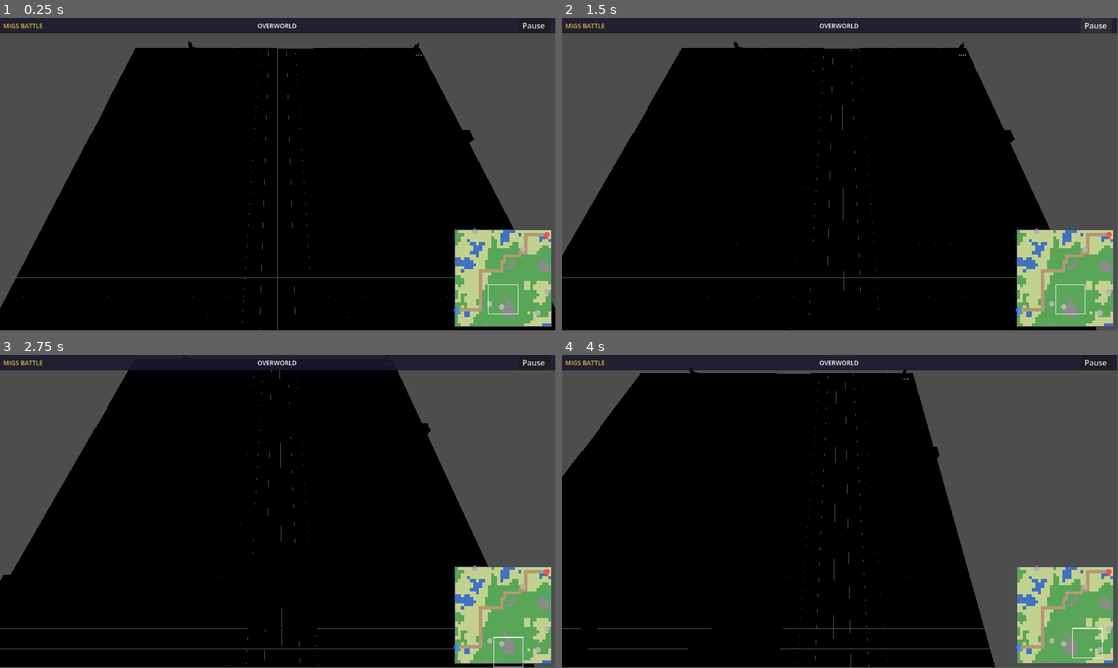
Above: before the commit, frames 1-4 (two rows, left to right).
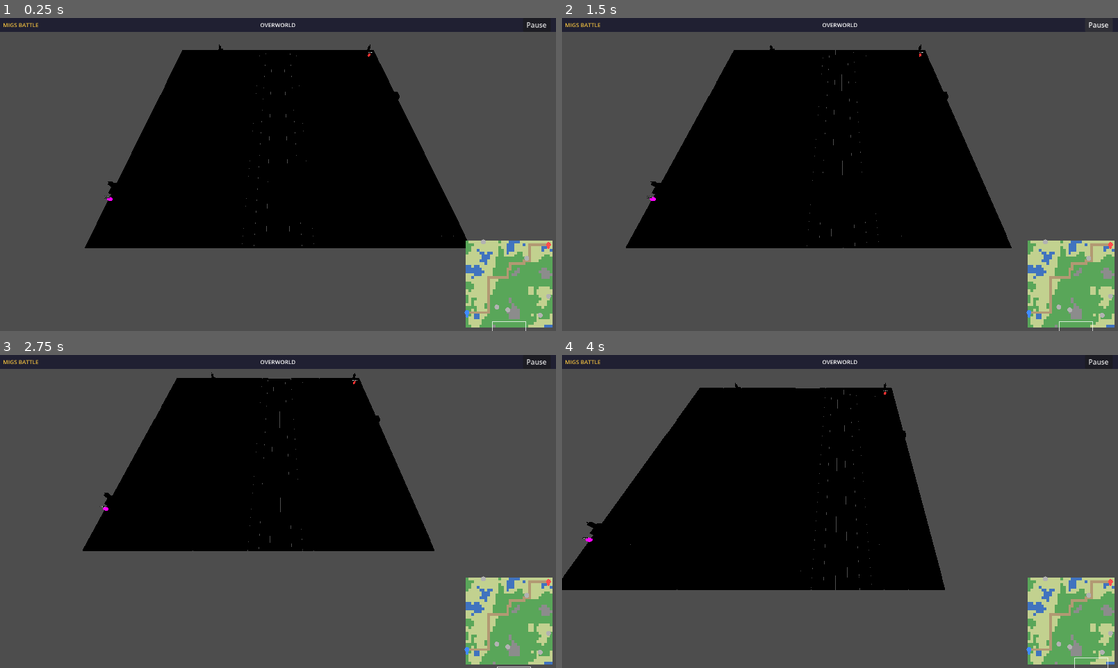
Above: after the commit, the same moments.

Repository: migalicious/migs-battle
Game: Godot game, scene res://scenes/main/Main.tscn
The game is run twice, just before and just after one commit, with the same random seed, the same clock (stepped at 60 frames per second) and the same inputs. Before the commit the project has no main scene; this scene is started directly in both runs.
Inputs (mouse positions are in pixels of both pictures, inside the frame that each line leads up to):
- Up to frame 1 (0.25 s): no input
- Up to frame 2 (1.5 s): tap Enter at 0.5 s; move the mouse to (962, 158) at 0.52 s; hold D 0.53-1.25 s; click (962, 158) at 0.67 s; tap Space at 0.77 s; click "Pause" at 1.25 s
- Up to frame 3 (2.75 s): move the mouse to (166, 527) at 2.02 s; hold S from 2.03 s (still down)
- Up to frame 4 (4 s): move the mouse to (895, 442) at 2.77 s; release S at 2.78 s; hold D 2.78-3.53 s; move the mouse to (812, 574) at 3.52 s; hold W from 3.53 s (still down); click (812, 574) at 3.67 s
In our replay, the window is 799x449 before the commit and 800x450 after it. These sizes can differ from the game's own. Grey fills any space a smaller window leaves; there, only what the larger window draws over its background counts as a difference.

The runs differ from the first frame. In frame 1, 36% of the frame differs, in the area x 0-100%, y 0-100%; in frame 2, 37%; in frame 3, 45%; in frame 4, 34%.

Commit message:
bugfix

Diff:
--- a/autoloads/BattleManager.gd
+++ b/autoloads/BattleManager.gd
@@ -84,7 +84,8 @@
 			print("[BattleManager] Level up: %s → level %d" % [unit.unit_name, unit.level])
 			var promo := LevelSystem.check_promotion(unit)
 			if promo != "":
-				print("[BattleManager] %s eligible to promote → %s" % [unit.unit_name, promo])
+				LevelSystem.apply_promotion(unit, promo)
+				print("[BattleManager] %s promoted → %s" % [unit.unit_name, promo])
 
 func _handle_loser(squad: Squad) -> void:
 	GameState.player_squads.erase(squad)
--- a/autoloads/GameState.gd
+++ b/autoloads/GameState.gd
@@ -12,7 +12,7 @@
 var reserve_squads: Array = []
 
 # Which win conditions are active this run
-var active_conditions: Array[String] = ["hq_capture", "all_strongholds"]
+var active_conditions: Array[String] = ["hq_capture"]
 
 func _ready() -> void:
 	pass
--- a/project.godot
+++ b/project.godot
@@ -11,9 +11,16 @@
 [application]
 
 config/name="migs-battle"
+run/main_scene="res://scenes/ui/TitleScreen.tscn"
 config/features=PackedStringArray("4.6", "Forward Plus")
 config/icon="res://icon.svg"
-config/main_scene="res://scenes/main/Main.tscn"
+config/main_scene="res://scenes/ui/TitleScreen.tscn"
+
+[display]
+
+window/size/viewport_width=1280
+window/size/viewport_height=720
+window/size/mode=2
 
 [autoload]
 
--- a/scenes/main/Main.tscn
+++ b/scenes/main/Main.tscn
@@ -22,8 +22,8 @@
 script = ExtResource("6_ai")
 
 [node name="Camera" type="Camera3D" parent="."]
-position = Vector3(0, 28, 14)
-rotation = Vector3(-1.1, 0, 0)
+position = Vector3(0, 35, 40)
+rotation = Vector3(-1.0, 0, 0)
 script = ExtResource("2_cam")
 
 [node name="HUD" type="CanvasLayer" parent="."]
--- /dev/null
+++ b/scenes/ui/TitleScreen.tscn
@@ -0,0 +1,8 @@
+[gd_scene load_steps=2 format=3 uid="uid://title_screen"]
+
+[ext_resource type="Script" path="res://scripts/ui/TitleScreen.gd" id="1_ts"]
+
+[node name="TitleScreen" type="Control"]
+anchor_right = 1.0
+anchor_bottom = 1.0
+script = ExtResource("1_ts")
--- a/scripts/battle/BattleResolver.gd
+++ b/scripts/battle/BattleResolver.gd
@@ -23,10 +23,16 @@
 	result.attacker_wiped = _all_dead(atk_units) or _leader_dead(atk_units)
 	result.defender_wiped = _all_dead(def_units) or _leader_dead(def_units)
 
-	var atk_kills := _count_dead(def_units)
-	var def_kills := _count_dead(atk_units)
-	result.attacker_xp = atk_kills * 30 + 10 + (20 if result.defender_wiped else 0)
-	result.defender_xp = def_kills * 30 + 10 + (20 if result.attacker_wiped else 0)
+	var atk_avg_level := _avg_level(atk_units)
+	var def_avg_level := _avg_level(def_units)
+	var atk_alive := _count_alive(atk_units)
+	var def_alive := _count_alive(def_units)
+
+	# §04: winner gets 10 + (enemy_avg_level * 3) per unit; loser gets 5 + (enemy_avg_level * 1) per unit
+	var atk_per := (10 + int(def_avg_level * 3)) if not result.attacker_wiped else (5 + int(def_avg_level * 1))
+	var def_per := (10 + int(atk_avg_level * 3)) if not result.defender_wiped else (5 + int(atk_avg_level * 1))
+	result.attacker_xp = atk_per * maxi(atk_alive, 1)
+	result.defender_xp = def_per * maxi(def_alive, 1)
 
 	return result
 
@@ -54,6 +60,21 @@
 		if not u.is_alive:
 			count += 1
 	return count
+
+static func _count_alive(units: Array[UnitData]) -> int:
+	var count := 0
+	for u in units:
+		if u.is_alive:
+			count += 1
+	return count
+
+static func _avg_level(units: Array[UnitData]) -> float:
+	if units.is_empty():
+		return 1.0
+	var total := 0
+	for u in units:
+		total += u.level
+	return float(total) / float(units.size())
 
 static func _run_round(atk_units: Array[UnitData], def_units: Array[UnitData], battle_log: Array[BattleAction]) -> void:
 	# Initiative queue sorted by agility descending
--- a/scripts/map/MapManager.gd
+++ b/scripts/map/MapManager.gd
@@ -160,6 +160,6 @@
 
 func get_hq(faction: int) -> TownNode:
 	for t in _towns:
-		if t.town_data and t.town_data.town_type == TerrainDefs.TownType.HQ and t.faction == faction:
+		if t.town_data and t.town_data.town_type == TerrainDefs.TownType.HQ and t.town_data.starting_faction == faction:
 			return t
 	return null
--- a/scripts/map/TownNode.gd
+++ b/scripts/map/TownNode.gd
@@ -4,7 +4,7 @@
 signal town_captured(town: TownNode, new_faction: int)
 signal town_selected(town: TownNode)
 
-const TICK_INTERVAL: float = 5.0
+const TICK_INTERVAL: float = 3.0
 
 var town_data: TownData
 var faction: int = TerrainDefs.Faction.NEUTRAL
@@ -35,7 +35,8 @@
 	_add_select_area()
 
 func _process(delta: float) -> void:
-	if not town_data or occupying_squad == null:
+	if not town_data or not is_instance_valid(occupying_squad):
+		occupying_squad = null
 		return
 	if occupying_squad.faction == faction:
 		return  # friendly garrison — not capturing
@@ -75,7 +76,7 @@
 		_garrison_indicator.visible = true
 
 func clear_garrison() -> void:
-	if garrisoned_squad == occupying_squad:
+	if not is_instance_valid(garrisoned_squad) or garrisoned_squad == occupying_squad:
 		occupying_squad = null
 	garrisoned_squad = null
 	if _garrison_indicator:
--- a/scripts/squads/Squad.gd
+++ b/scripts/squads/Squad.gd
@@ -78,9 +78,10 @@
 	squad_data = data
 	faction = data.faction
 
-	# Faction-colored body material
+	# Faction-colored body material — unshaded so the color isn't darkened by scene lighting
 	var mat := StandardMaterial3D.new()
 	mat.albedo_color = _faction_color(faction)
+	mat.shading_mode = BaseMaterial3D.SHADING_MODE_UNSHADED
 	_mesh_inst.set_surface_override_material(0, mat)
 
 	# Determine flying movement from leader class
@@ -177,7 +178,7 @@
 
 func _faction_color(f: int) -> Color:
 	if f == TerrainDefs.Faction.PLAYER:
-		return Color(0.2, 0.4, 1.0)
+		return Color(1.0, 0.0, 1.0)
 	if f == TerrainDefs.Faction.ENEMY:
 		return Color(1.0, 0.2, 0.2)
 	return Color.WHITE
--- a/scripts/squads/SquadController.gd
+++ b/scripts/squads/SquadController.gd
@@ -85,9 +85,10 @@
 		c0 = "knight"; c1 = "fighter"; c2 = "archer"
 		n0 = "Gawain"; n1 = "Bors"; n2 = "Tristan"
 
-	_add_unit(data, c0, n0, 0, 0, true)
-	_add_unit(data, c1, n1, 0, 1, false)
-	_add_unit(data, c2, n2, 1, 0, false)
+	_add_unit(data, c0, n0, 0, 0, true, 8)
+	_add_unit(data, c1, n1, 0, 1, false, 6)
+	_add_unit(data, "knight", "Aldric", 0, 2, false, 6)
+	_add_unit(data, c2, n2, 1, 0, false, 6)
 	return data
 
 func _build_enemy_squad(idx: int) -> SquadData:
@@ -107,8 +108,8 @@
 	_add_unit(data, c1, n1, 1, 0, false)
 	return data
 
-func _add_unit(data: SquadData, class_id: String, unit_name: String, row: int, col: int, is_leader: bool) -> void:
-	var unit := UnitRegistry.create_unit(class_id, 1)
+func _add_unit(data: SquadData, class_id: String, unit_name: String, row: int, col: int, is_leader: bool, level: int = 1) -> void:
+	var unit := UnitRegistry.create_unit(class_id, level)
 	if not unit:
 		return
 	unit.unit_name = unit_name
@@ -136,9 +137,11 @@
 # ── Squad Arrival at Towns ────────────────────────────────────────────────────
 
 func _on_squad_arrived(squad: Squad, pos: Vector3) -> void:
-	var arrival_grid := _map_manager.world_to_grid(pos)
+	var threshold: float = _map_manager.cell_size * 0.75
 	for town in _map_manager.get_towns():
-		if town.town_data.grid_x == arrival_grid.x and town.town_data.grid_z == arrival_grid.y:
+		var dx := pos.x - town.global_position.x
+		var dz := pos.z - town.global_position.z
+		if dx * dx + dz * dz < threshold * threshold:
 			_handle_squad_at_town(squad, town)
 			return
 
@@ -151,7 +154,7 @@
 		if squad.faction == TerrainDefs.Faction.PLAYER:
 			squad.garrison_at(town)
 			town.set_garrison(squad)
-	elif town.garrisoned_squad != null and town.garrisoned_squad.faction != squad.faction:
+	elif is_instance_valid(town.garrisoned_squad) and town.garrisoned_squad.faction != squad.faction:
 		# Enemy garrison present: trigger battle
 		_on_squads_collided(squad, town.garrisoned_squad)
 	else:
--- a/scripts/ui/CameraController.gd
+++ b/scripts/ui/CameraController.gd
@@ -4,6 +4,18 @@
 const ZOOM_SPEED := 2.0
 const MIN_HEIGHT := 5.0
 const MAX_HEIGHT := 60.0
+
+var _map_half_x: float = 32.0
+var _map_half_z: float = 32.0
+
+func _ready() -> void:
+	call_deferred("_setup_bounds")
+
+func _setup_bounds() -> void:
+	var mm := get_tree().current_scene.get_node_or_null("MapManager") as MapManager
+	if mm:
+		_map_half_x = mm.map_width  * mm.cell_size * 0.5
+		_map_half_z = mm.map_height * mm.cell_size * 0.5
 
 func _process(delta: float) -> void:
 	var pan := Vector3.ZERO
@@ -13,6 +25,10 @@
 	if Input.is_key_pressed(KEY_D) or Input.is_key_pressed(KEY_RIGHT): pan.x += 1.0
 	if pan != Vector3.ZERO:
 		global_position += pan.normalized() * PAN_SPEED * delta
+	# Extra margin so the camera can sit past the map edge and still see the corners
+	var pad := 14.0
+	global_position.x = clampf(global_position.x, -_map_half_x - pad, _map_half_x + pad)
+	global_position.z = clampf(global_position.z, -_map_half_z - pad, _map_half_z + pad)
 
 func _unhandled_input(event: InputEvent) -> void:
 	if event is InputEventMouseButton and event.pressed:
--- /dev/null
+++ b/scripts/ui/TitleScreen.gd
@@ -0,0 +1,23 @@
+extends Control
+
+func _ready() -> void:
+	var vbox := VBoxContainer.new()
+	vbox.set_anchors_preset(Control.PRESET_CENTER)
+	vbox.alignment = BoxContainer.ALIGNMENT_CENTER
+	vbox.add_theme_constant_override("separation", 32)
+	add_child(vbox)
+
+	var title := Label.new()
+	title.text = "MIGS BATTLE"
+	title.add_theme_font_size_override("font_size", 48)
+	title.horizontal_alignment = HORIZONTAL_ALIGNMENT_CENTER
+	vbox.add_child(title)
+
+	var btn := Button.new()
+	btn.text = "New Game"
+	btn.custom_minimum_size = Vector2(200, 52)
+	btn.pressed.connect(_on_new_game)
+	vbox.add_child(btn)
+
+func _on_new_game() -> void:
+	get_tree().change_scene_to_file("res://scenes/main/Main.tscn")
Not shown: 1 places in scenes/ui/MinimapPanel.tscn that only renumber resources
Not shown: 1 places in scenes/ui/TopBar.tscn that only renumber resources
Not shown: 1 places in scenes/ui/UnitDetailPopup.tscn that only renumber resources
Not shown: 1 places in scenes/ui/VictoryScreen.tscn that only renumber resources
Not shown, added: scripts/ui/MinimapPanel.gd.uid
Not shown, added: scripts/ui/TitleScreen.gd.uid
Not shown, added: scripts/ui/TopBar.gd.uid
Not shown, added: scripts/ui/UnitDetailPopup.gd.uid
Not shown, added: scripts/ui/VictoryScreen.gd.uid
